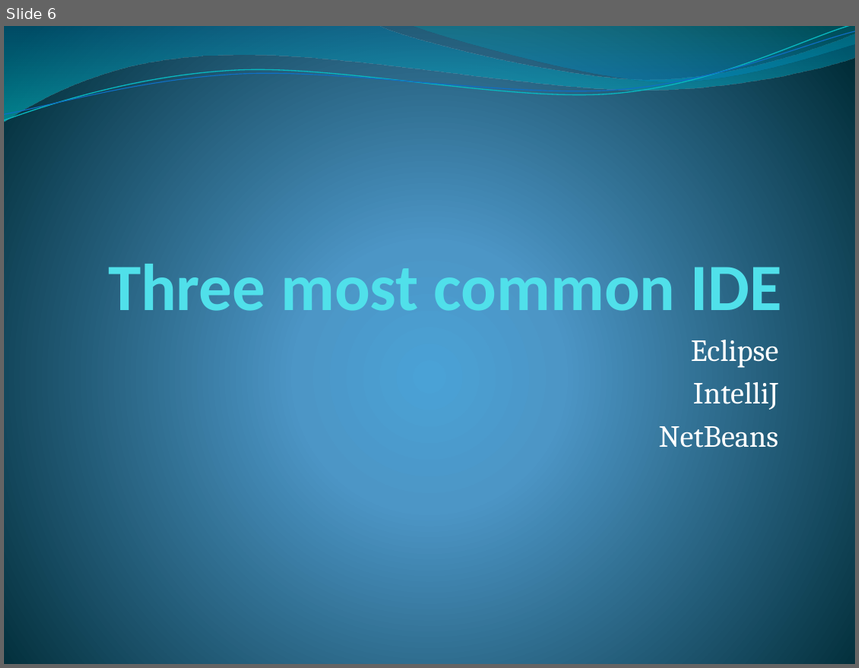
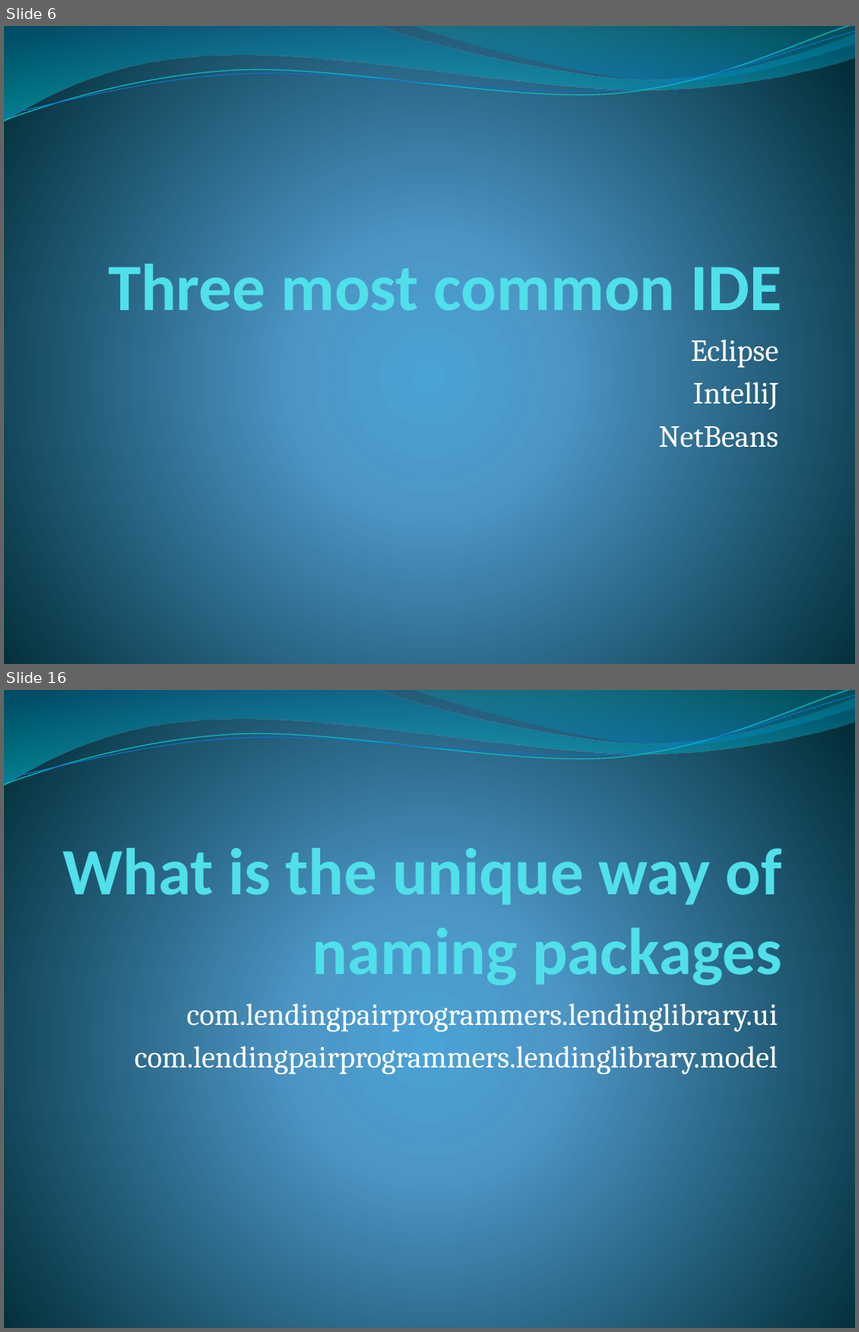
Before and after one commit to githubsebkun/Software-Interview-Questions, a slide deck: Java.pptx. Shown one above the other, each under a label of ours: slide 6 before the commit, slides 6 and 16 after it; the slides between them are not shown. The pictures are 859x668 and 859x1332 pixels, drawn with LibreOffice and Linux fonts; fonts in the diff are those of the drawing. Boxes give left, top, right and bottom in pixels: in the first picture for what was removed or moved away, otherwise in the second. Text is boxed around its words. In the diff, an @@ line names an element or a change of style, - is before the commit and + after.

```diff
--- a/Java.pptx
+++ b/Java.pptx
@@ slide 16 added at (4, 690, 855, 1328), background gradient #4AA0D6 to #4C98C7 to #002C38; not listed: 4 template elements that a slide beside it also shows @@
@@ title added at (63, 848, 782, 990), 56 pt, text #51E0EA, bold @@
+What is the unique way of naming packages
@@ subtitle added at (135, 997, 778, 1076), 26 pt, text #FFFFFF @@
+com.lendingpairprogrammers.lendinglibrary.ui
+com.lendingpairprogrammers.lendinglibrary.model
```
Also in this commit, not shown: 69 other slides added, 10 other files.
